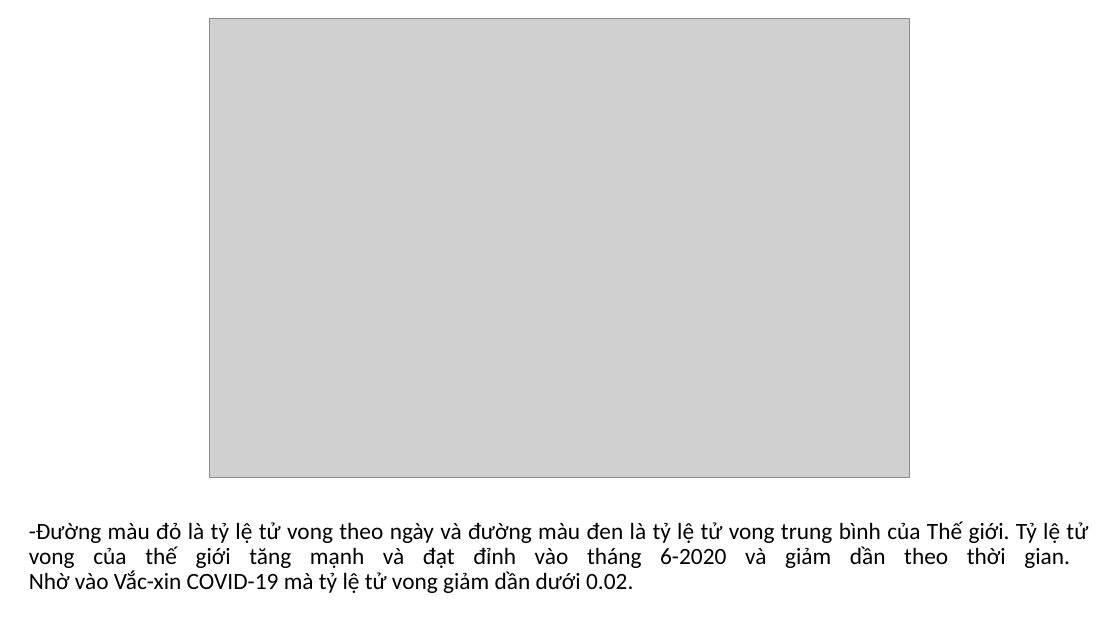
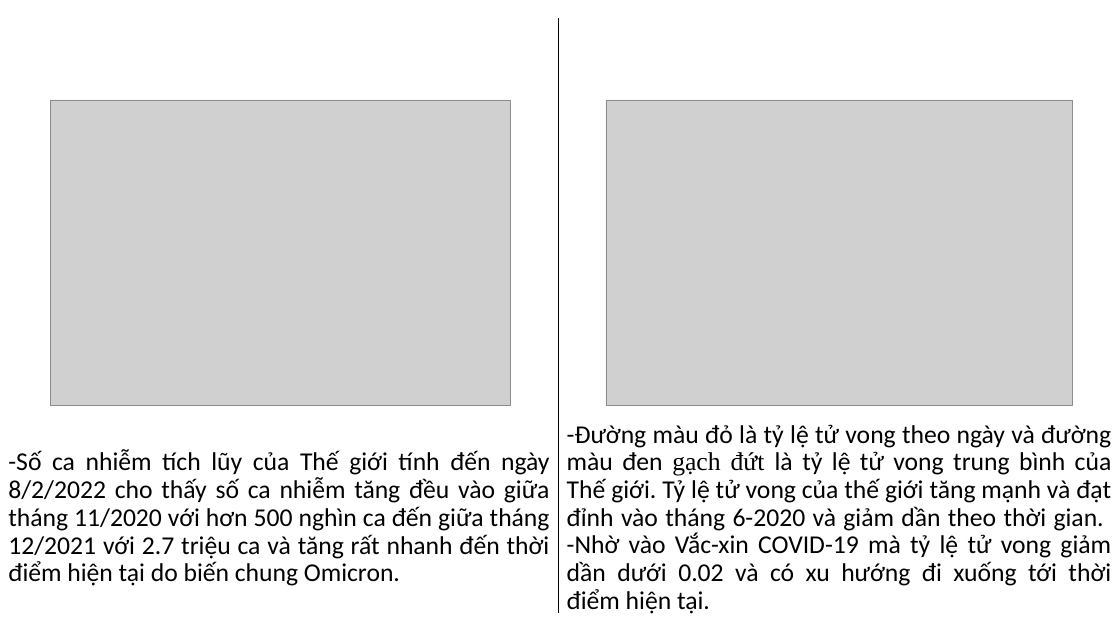
Before and after one commit to tanduy2407/Covid-19, a slide deck: slide 11 of data/DATH_HK1_2122_41502101_PhamHoangTanDuy.pptx (slide 13 before the commit). Drawn at 1120x630 pixels with LibreOffice and Linux fonts; fonts in the diff are those of the drawing; grey boxes stand for pictures; background and template pictures are left out. Boxes give left, top, right and bottom in pixels: in the first picture for what was removed or moved away, otherwise in the second. Text is boxed around its words. In the diff, an @@ line names an element or a change of style, - is before the commit and + after.

```diff
--- a/data/DATH_HK1_2122_41502101_PhamHoangTanDuy.pptx
+++ b/data/DATH_HK1_2122_41502101_PhamHoangTanDuy.pptx
@@ line added from (559, 18) to (559, 613), #000000 0.5 pt @@
@@ picture added at bbox=[50, 100, 511, 406] @@
@@ picture: place and size @@
-picture at bbox=[209, 18, 909, 477]
+picture at bbox=[606, 100, 1072, 406]
@@ text added at bbox=[8, 449, 550, 586], 22 pt, text #000000 @@
+-Số ca nhiễm tích lũy của Thế giới tính đến ngày 8/2/2022 cho thấy số ca nhiễm tăng đều vào giữa tháng 11/2020 với hơn 500 nghìn ca đến giữa tháng 12/2021 với 2.7 triệu ca và tăng rất nhanh đến thời điểm hiện tại do biến chung Omicron.
@@ title at bbox=[567, 424, 1112, 614]: text changed; size 20 to 22 pt @@
--Đường màu đỏ là tỷ lệ tử vong theo ngày và đường màu đen là tỷ lệ tử vong trung bình của Thế giới. Tỷ lệ tử vong của thế giới tăng mạnh và đạt đỉnh vào tháng 6-2020 và giảm dần theo thời gian.
-Nhờ vào Vắc-xin COVID-19 mà tỷ lệ tử vong giảm dần dưới 0.02.
+-Đường màu đỏ là tỷ lệ tử vong theo ngày và đường màu đen gạch đứt là tỷ lệ tử vong trung bình của Thế giới. Tỷ lệ tử vong của thế giới tăng mạnh và đạt đỉnh vào tháng 6-2020 và giảm dần theo thời gian.
+-Nhờ vào Vắc-xin COVID-19 mà tỷ lệ tử vong giảm dần dưới 0.02 và có xu hướng đi xuống tới thời điểm hiện tại.
```
Also in this commit, not shown: 13 other slides changed, 4 slides added, 10 slides removed, 11 other files.
